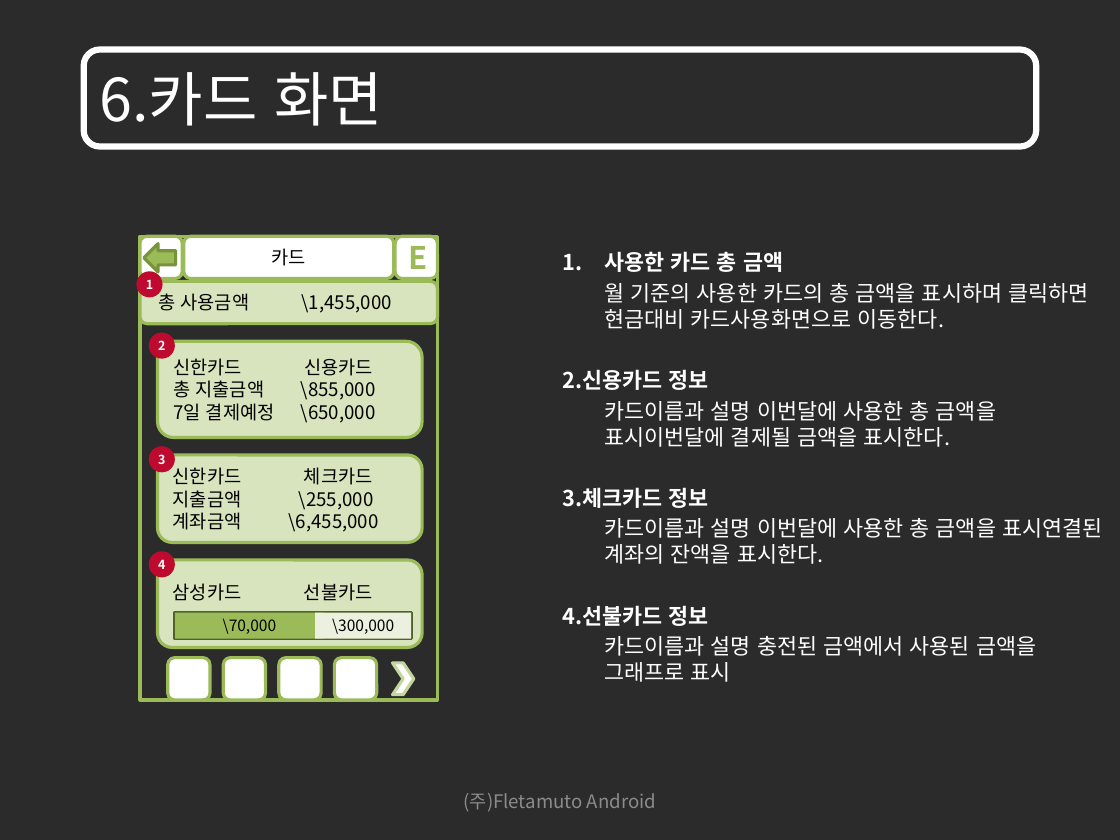
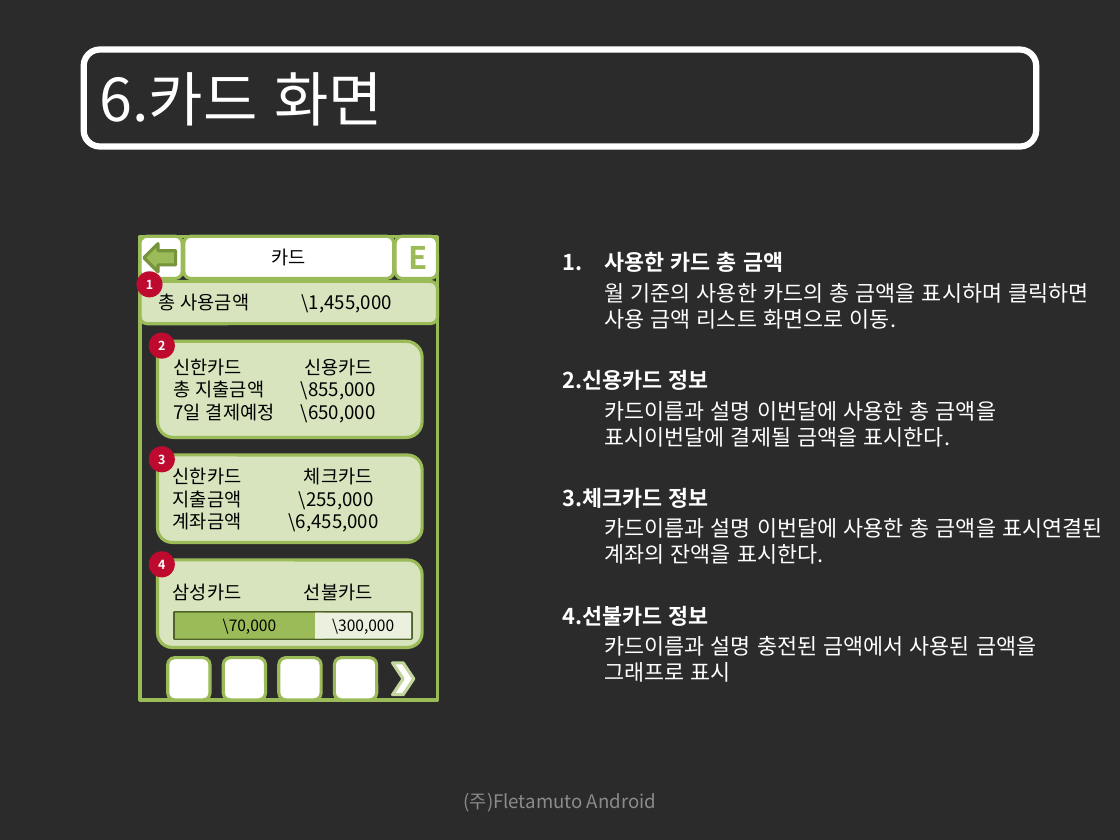
Before and after one commit to limjunghoon/fmfinance, a slide deck: slide 50 of trunk/DOC/GUI/재테크를 위한 어플리케이션 GUI_100906_V1.1.pptx. Drawn at 1120x840 pixels with LibreOffice and Linux fonts; fonts in the diff are those of the drawing; background and template pictures are left out; a plain dark background stands for a picture behind light text. Boxes give left, top, right and bottom in pixels: in the first picture for what was removed or moved away, otherwise in the second. Text is boxed around its words. In the diff, an @@ line names an element or a change of style, - is before the commit and + after.

```diff
--- a/trunk/DOC/GUI/재테크를 위한 어플리케이션 GUI_100906_V1.1.pptx
+++ b/trunk/DOC/GUI/재테크를 위한 어플리케이션 GUI_100906_V1.1.pptx
@@ text at <box>604,283,1088,329</box>: text changed @@
-월 기준의 사용한 카드의 총 금액을 표시하며 클릭하면 현금대비 카드사용화면으로 이동한다.
+월 기준의 사용한 카드의 총 금액을 표시하며 클릭하면 사용 금액 리스트 화면으로 이동.
```
Also in this commit, not shown: 3 other slides changed, 13 slides added.
